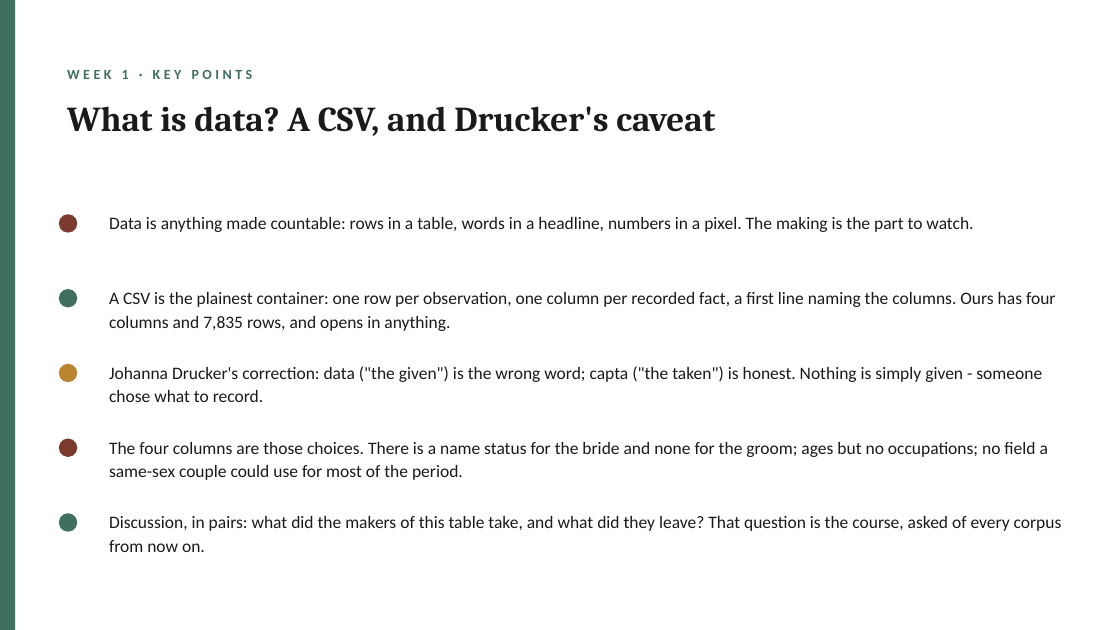
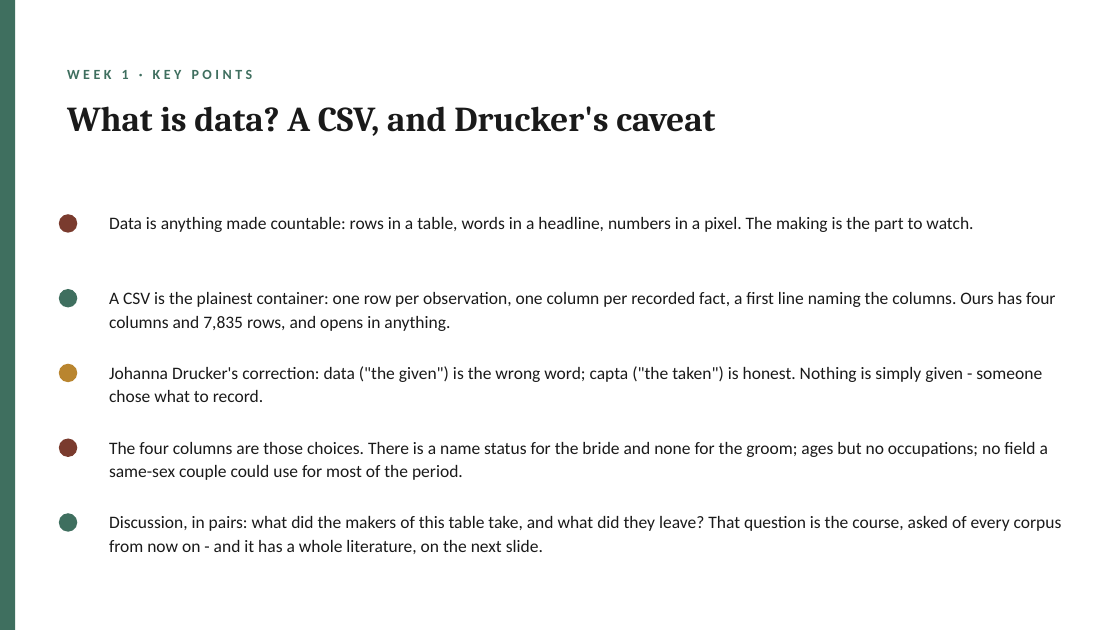
Before and after one commit to lucianli123/culture-as-data-2026, a slide deck: slide 8 of slides/pptx/week-01.pptx. Drawn at 1120x630 pixels with LibreOffice and Linux fonts; fonts in the diff are those of the drawing. Boxes give left, top, right and bottom in pixels: in the first picture for what was removed or moved away, otherwise in the second. Text is boxed around its words. In the diff, an @@ line names an element or a change of style, - is before the commit and + after.

Commit message:
Week 1 words pivot to Shakespeare's sonnets; quantification theory shelf on the deck
The word corpus is now the 154 sonnets (Gutenberg #1041, snapshotted with
derived counts): a two-stage stop-word lesson (a modern list leaves thy and
thou on top; a list that fits the corpus surfaces love 195 times, then
beauty and time), a SONNET_WORD dial across the sequence (black spikes at
the dark-lady sonnets), and the maximal bag-of-words loss as centerpiece -
Sonnet 130's bag is a catalogue of praise the poem negates line by line:
the count reads a love poem, Shakespeare wrote a satire of them. The
headlines section retires; its derived file is replaced by sonnet counts.

The deck gains 'Quantification has a literature (the theory shelf, never
required)': Porter's technology of distance, Bowker and Star's categories-
have-politics, Gitelman's no-raw-data, Scott's legibility, with Drucker as
the door and Data Feminism as the undercurrent. The what-is-data slide
points to it; the bag-loss and three-shapes slides carry the sonnet
material; lesson plan and syllabus rows updated.

```diff
--- a/slides/pptx/week-01.pptx
+++ b/slides/pptx/week-01.pptx
@@ text at (x1=109, y1=516, x2=1062, y2=554): text changed @@
-Discussion, in pairs: what did the makers of this table take, and what did they leave? That question is the course, asked of every corpus from now on.
+Discussion, in pairs: what did the makers of this table take, and what did they leave? That question is the course, asked of every corpus from now on - and it has a whole literature, on the next slide.
```
Also in this commit, not shown: 6 other slides changed, 1 slide added, 20 other files.
